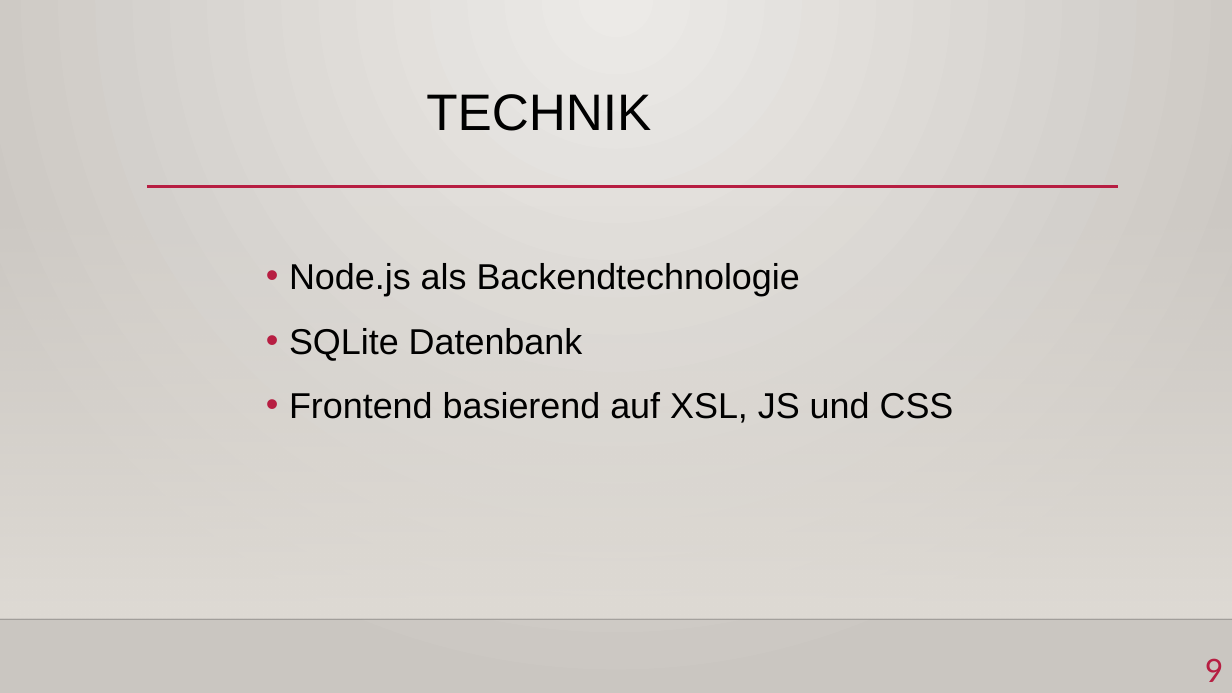
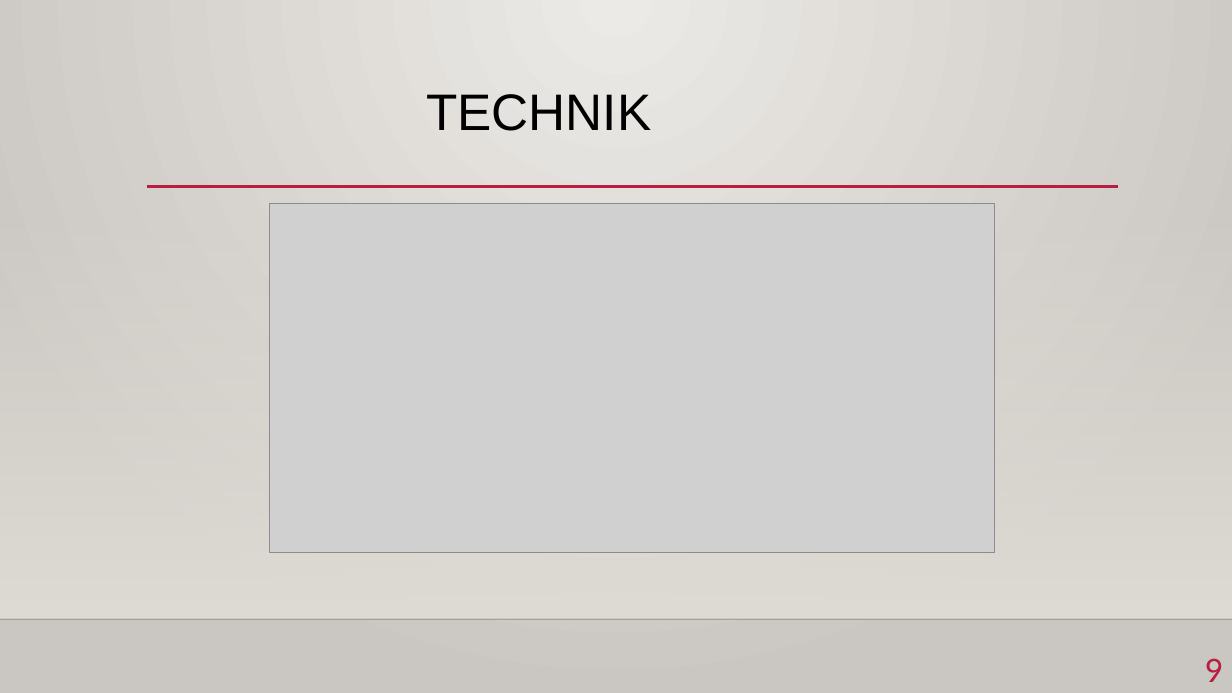
Before and after one commit to yschiebelhut/Geburtstagskalender, a slide deck: slide 9 of MyCalendar.pptx. Drawn at 1232x693 pixels with LibreOffice and Linux fonts; fonts in the diff are those of the drawing; grey boxes stand for pictures; background and template pictures are left out. Boxes give left, top, right and bottom in pixels: in the first picture for what was removed or moved away, otherwise in the second. Text is boxed around its words. In the diff, an @@ line names an element or a change of style, - is before the commit and + after.

```diff
--- a/MyCalendar.pptx
+++ b/MyCalendar.pptx
@@ picture added at (x1=269, y1=203, x2=994, y2=552) @@
@@ text removed at (x1=289, y1=263, x2=954, y2=423) @@
-• Node.js als Backendtechnologie
-• SQLite Datenbank
-• Frontend basierend auf XSL, JS und CSS
```
